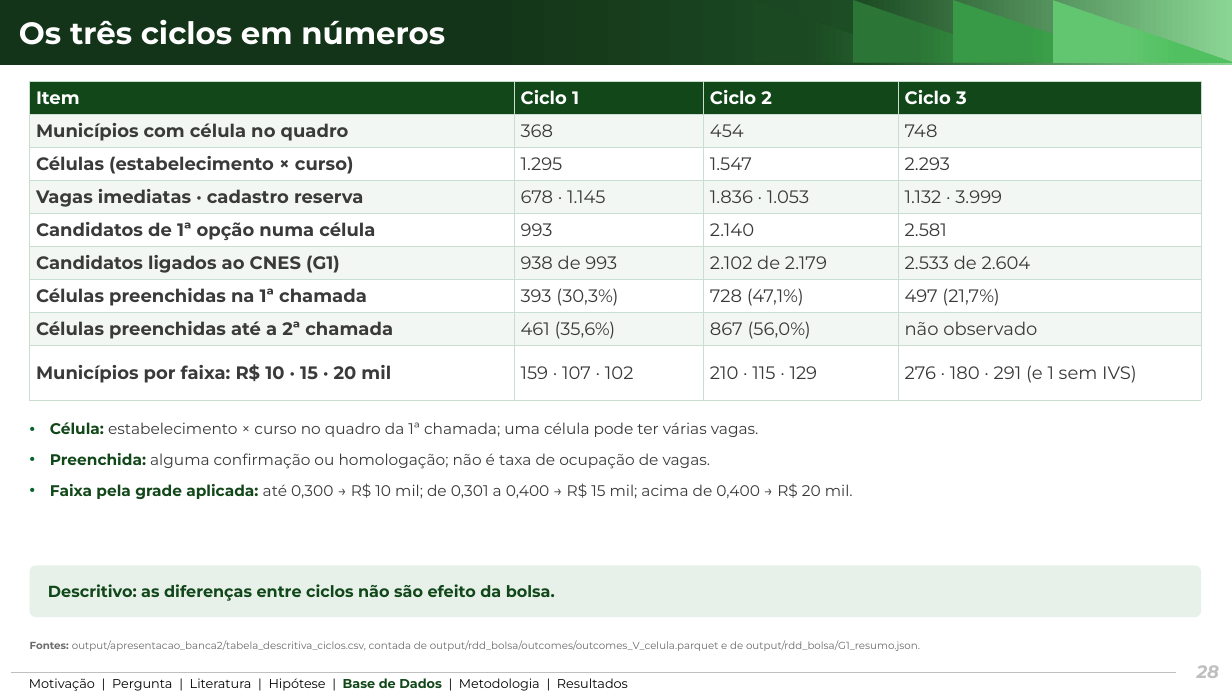
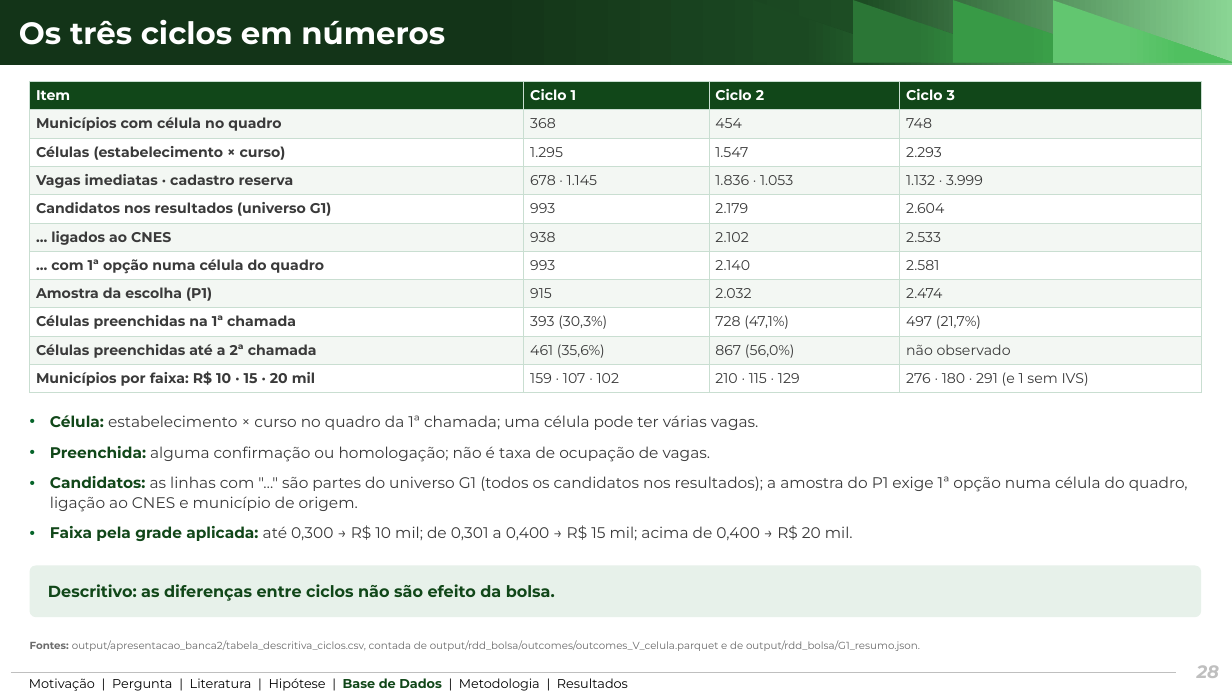
Before and after one commit to ka1victor/impact-eval-health-econ-pmme, a slide deck: slide 28 of output/apresentacao_banca2/deck_banca2_proposta.pptx. Drawn at 1232x693 pixels with LibreOffice and Linux fonts; fonts in the diff are those of the drawing; background and template pictures are left out. Boxes give left, top, right and bottom in pixels: in the first picture for what was removed or moved away, otherwise in the second. Text is boxed around its words. In the diff, an @@ line names an element or a change of style, - is before the commit and + after.

```diff
--- a/output/apresentacao_banca2/deck_banca2_proposta.pptx
+++ b/output/apresentacao_banca2/deck_banca2_proposta.pptx
@@ table at box(30, 81, 1202, 393) @@
-row 5: Candidatos de 1ª opção numa célula | 993 | 2.140 | 2.581
-row 6: Candidatos ligados ao CNES (G1) | 938 de 993 | 2.102 de 2.179 | 2.533 de 2.604
+row 5: Candidatos nos resultados (universo G1) | 993 | 2.179 | 2.604
+row 6: … ligados ao CNES | 938 | 2.102 | 2.533
+row 7: … com 1ª opção numa célula do quadro | 993 | 2.140 | 2.581
+row 8: Amostra da escolha (P1) | 915 | 2.032 | 2.474
@@ text "Célula: estabelecimento × curso no ...": place and size @@
-text "Célula: estabelecimento × curso no ..." at box(50, 422, 853, 499)
+text "Célula: estabelecimento × curso no ..." at box(50, 415, 1188, 541)
@@ text at box(50, 476, 1188, 512): paragraph added @@
+• Candidatos: as linhas com "…" são partes do universo G1 (todos os candidatos nos resultados); a amostra do P1 exige 1ª opção numa célula do quadro, ligação ao CNES e município de origem.
```
Also in this commit, not shown: 14 other files.
